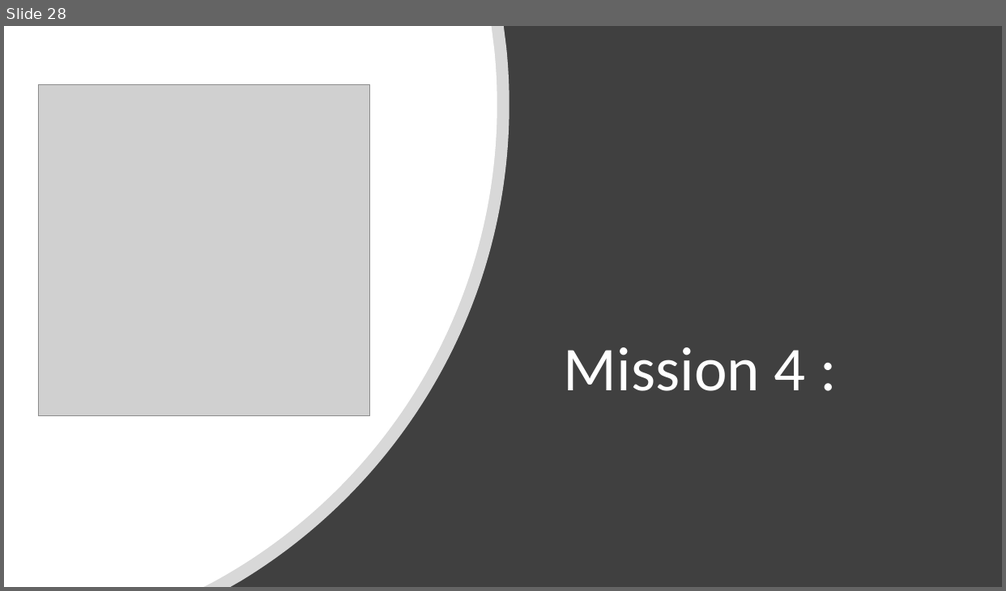
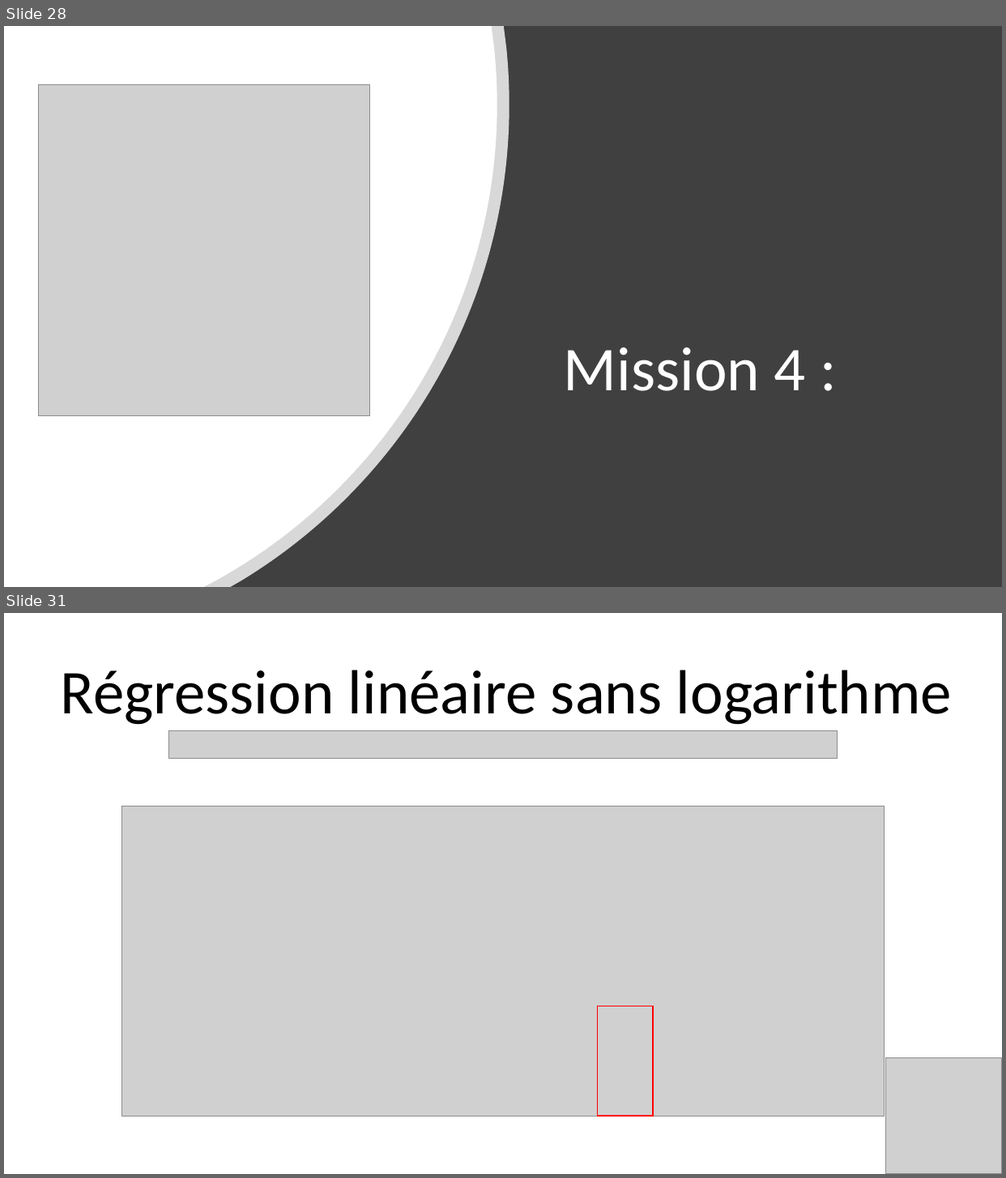
Before and after one commit to Julien-paulet/Projet_7_, a slide deck: Présentation.pptx. Shown one above the other, each under a label of ours: slide 28 before the commit, slides 28 and 31 after it; the slides between them are not shown. The pictures are 1006x591 and 1006x1178 pixels, drawn with LibreOffice and Linux fonts; fonts in the diff are those of the drawing; grey boxes stand for pictures. Boxes give left, top, right and bottom in pixels: in the first picture for what was removed or moved away, otherwise in the second. Text is boxed around its words. In the diff, an @@ line names an element or a change of style, - is before the commit and + after.

```diff
--- a/Présentation.pptx
+++ b/Présentation.pptx
@@ slide 31 added at box(4, 613, 1002, 1174), background #FFFFFF @@
@@ title added at box(61, 670, 952, 725), 60 pt, text #000000 @@
+Régression linéaire sans logarithme
@@ picture added at box(168, 731, 838, 758) @@
@@ picture added at box(121, 806, 884, 1116) @@
@@ rectangle added at box(598, 1006, 653, 1116), outline #FF0000 1 pt @@
@@ picture added at box(886, 1058, 1002, 1174) @@
```
Also in this commit, not shown: 7 other slides added, 3 slides removed, 2 other files.
